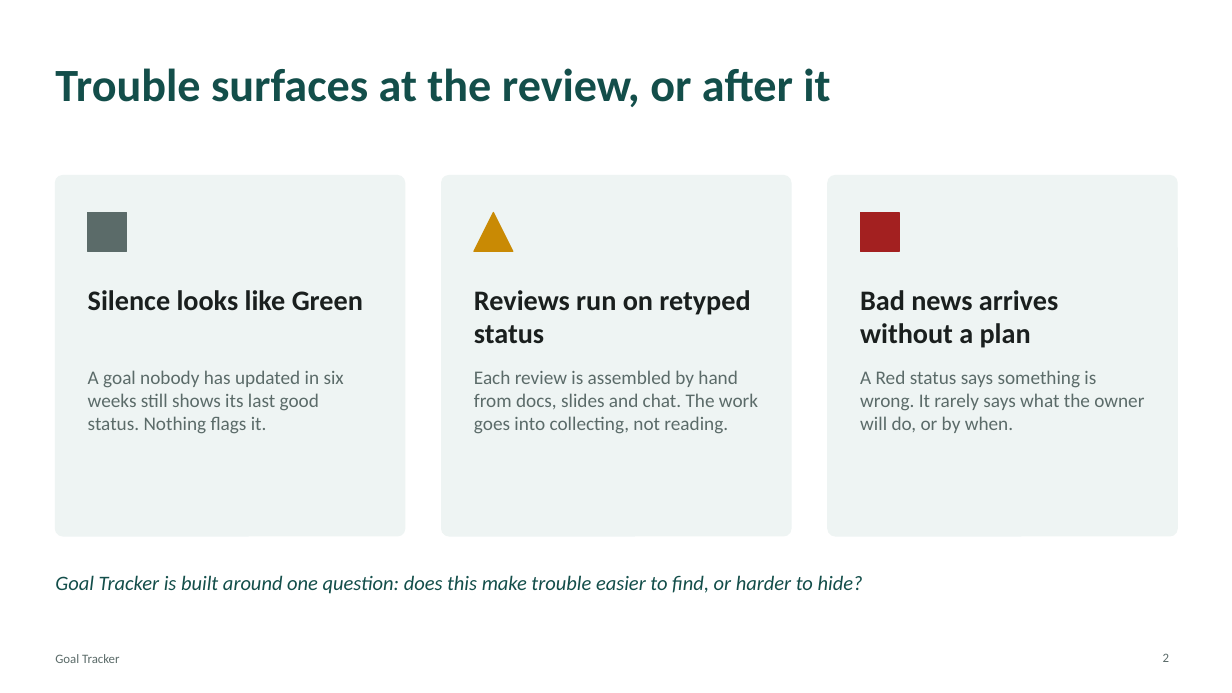
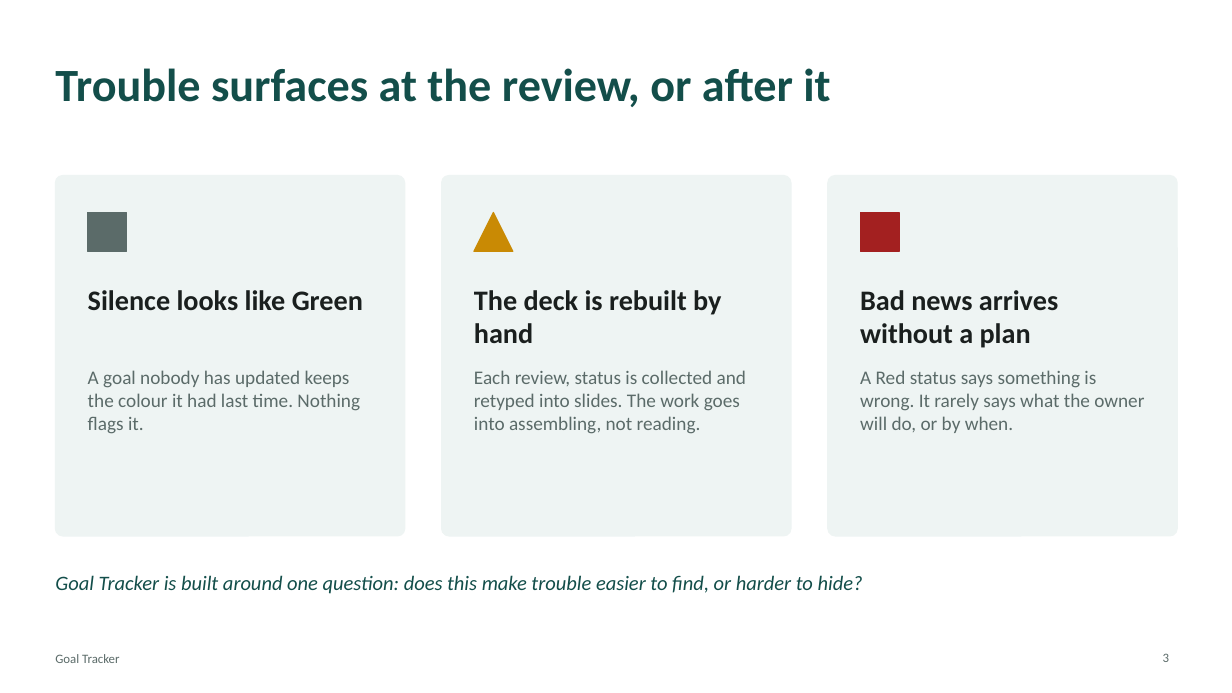
Before and after one commit to zachthieme/goal-tracker, a slide deck: slide 3 of docs/pitch/goal-tracker-pitch.pptx (slide 2 before the commit). Drawn at 1232x693 pixels with LibreOffice and Linux fonts; fonts in the diff are those of the drawing. Boxes give left, top, right and bottom in pixels: in the first picture for what was removed or moved away, otherwise in the second. Text is boxed around its words. In the diff, an @@ line names an element or a change of style, - is before the commit and + after.

```diff
--- a/docs/pitch/goal-tracker-pitch.pptx
+++ b/docs/pitch/goal-tracker-pitch.pptx
@@ text at [474,290,721,343]: text changed @@
-Reviews run on retyped status
+The deck is rebuilt by hand
@@ text at [88,370,360,434]: text changed @@
-A goal nobody has updated in six weeks still shows its last good status. Nothing flags it.
+A goal nobody has updated keeps the colour it had last time. Nothing flags it.
@@ text at [474,370,746,434]: text changed @@
-Each review is assembled by hand from docs, slides and chat. The work goes into collecting, not reading.
+Each review, status is collected and retyped into slides. The work goes into assembling, not reading.
@@ page number at [1163,653,1169,662]: text changed @@
-2
+3
```
Also in this commit, not shown: 4 other slides changed, 5 slides added, 3 slides removed, 4 other files.
